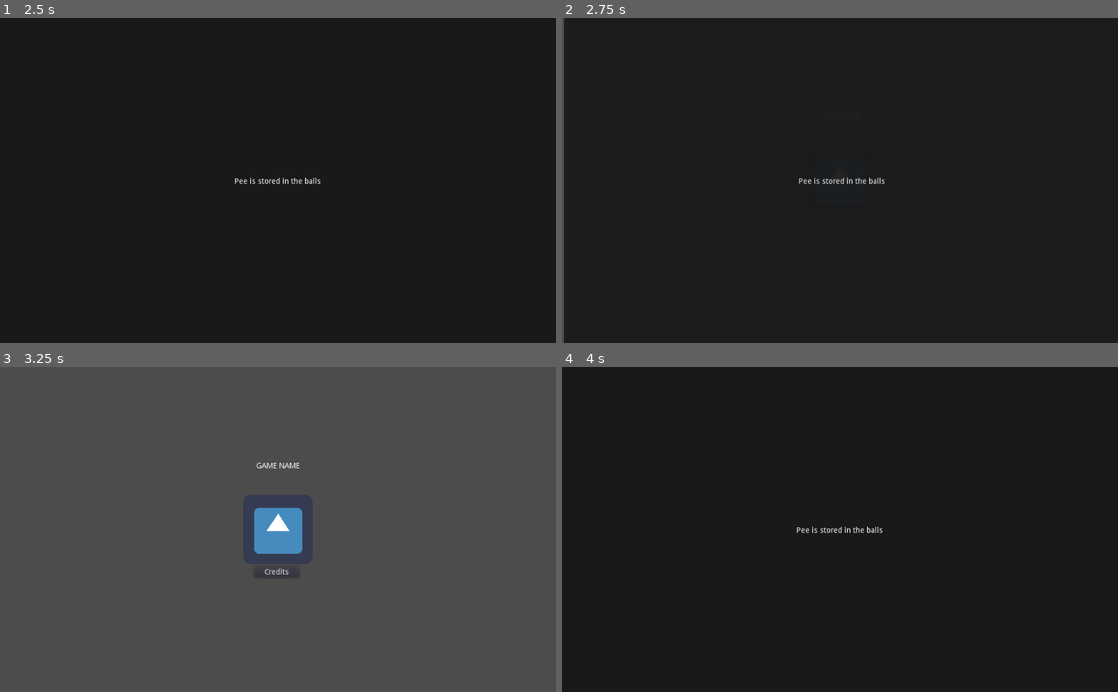
Above: before the commit, frames 1-4 (two rows, left to right).
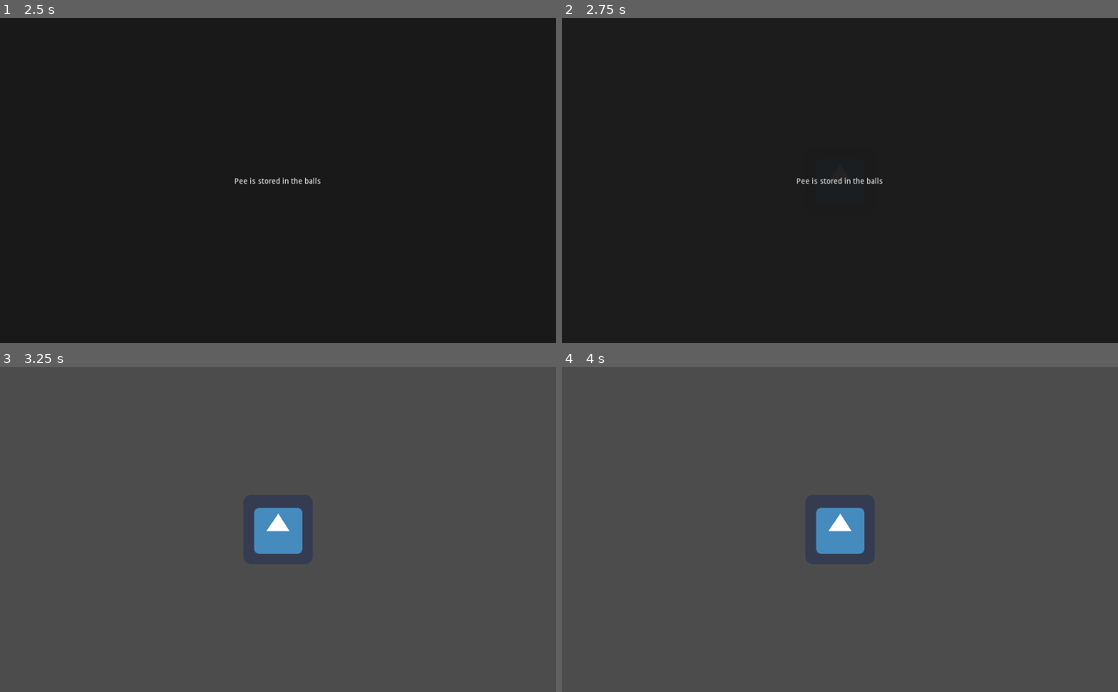
Above: after the commit, the same moments.

Repository: ericdsw/global_game_jam_2020
Game: Godot game, scene res://Game.tscn
Two runs of this game, one before a commit and one after it. Both use one fixed random seed, a clock stepped at 60 frames per second and the inputs below. The engine's default icon, where the game draws it, is replaced by a stand-in: a white triangle on a blue panel in a dark square.
Inputs (mouse positions are in pixels of both pictures, inside the frame that each line leads up to):
- Up to frame 1 (2.5 s): click "Credits" at 0.5 s; click "Start Game" at 1.25 s; click (278, 200) at 2 s, where only the run before the commit has a clickable "Start Game"
- Up to frame 2 (2.75 s): no input
- Up to frame 3 (3.25 s): click (278, 549) at 2.75 s, where only the run before the commit has a clickable "Start Game"
- Up to frame 4 (4 s): tap Enter at 3.5 s

Frame 1 is identical in both runs. In frame 2, 0.6% of the frame differs, in the area x 0-58%, y 0-100%; in frame 3, 0.1%; in frame 4, 100%, in the area x 0-100%, y 0-100%.

Commit message:
Add numerous comments to improve code readability

Diff:
--- a/Game.gd
+++ b/Game.gd
@@ -1,59 +1,113 @@
+# The game's main execution loop will be handled by this node
 extends Node2D
 
-var _instruction_res := load("res://Screens/Overlays/Instructions/InstructionsOverlay.tscn")
-var _success_res := load("res://Screens/Overlays/Finish/Success.tscn")
-var _failure_res := load("res://Screens/Overlays/Finish/Failure.tscn")
+# These are the most commonly used overlays, so preloading them before any
+# logic is defined can improve code readability
+var _instruction_res := preload("res://Screens/Overlays/Instructions/InstructionsOverlay.tscn")
+var _success_res := preload("res://Screens/Overlays/Finish/Success.tscn")
+var _failure_res := preload("res://Screens/Overlays/Finish/Failure.tscn")
 
+# Paths to all possible minigame scenes should be defined here.
 export (Array, String, FILE) var minigames := []
 
-onready var overlay_node := get_node("OverlayNode")
+# UI references
+onready var overlay_node := get_node("OverlayNode") as Node2D
+onready var main_menu_wrapper := get_node("MainMenuWrapper") as Control
 
+# The current active minigame offset. This offset will be used to decide which
+# scene path inside the `minigames` array should be used to instance the next
+# minigame
 var _current_minigame_offset := 0
+
+# The current active minigame instance
 var _cur_minigame : BaseMinigame
 
-func _enqueue_next_minigame(_minigame: BaseMinigame) -> void:
+# ================================= Private ================================= #
 
+# If there is at least one minigame defined in the "minigames" array, start the
+# game, otherwise just show an error to the console.
+func _start_game() -> void:
+	if minigames.empty():
+		# Fallback error when no minigames are defined. This should tecnhically
+		# never happen.
+		print("No minigames defined")
+	else:
+		# Enqueue the first minigame without calling `_go_to_next_offset()` to
+		# start the game.
+		var _first_minigame := load(minigames[0]).instance() as BaseMinigame
+		_enqueue_minigame(_first_minigame)
+
+# Moves the current active minigame offset to the next position if there are any
+# non-executed minigames left, and enqueues the required instance as the `_cur_minigame`
+func _go_to_next_minigame() -> void:
+	_current_minigame_offset += 1
+	if _current_minigame_offset >= minigames.size():
+		_game_finished()
+	else:
+		var _minigame_scene := load(minigames[_current_minigame_offset]) as PackedScene
+		var _minigame := _minigame_scene.instance() as BaseMinigame
+		_enqueue_minigame(_minigame)
+
+# Before displaying the minigame, their instructions will need to be briefly displayed (Note
+# that instructions are subclasses of BaseOverlay). While the instructions cover the rest
+# of the game, the switch between the old minigame and the new minigame should be made.
+# After the transition finishes, the new minigame is started.
+func _enqueue_minigame(_minigame: BaseMinigame) -> void:
+
+	# Perform the required minigame connections
 	_minigame.connect("success", self, "_on_miningame_succeeded")
 	_minigame.connect("failure", self, "_on_minigame_failure")
-	_cur_minigame = _minigame
 
+	# Show the minigame's required instruction screen
 	var _instructions = _instruction_res.instance()
 	overlay_node.add_child(_instructions)
 	_instructions.show_instruction(_minigame.instructions)
 	_instructions.connect("finished", self, "_on_instructions_finished")
 
+	# Wait for the instruction screen's "peaked" signal before adding the minigame to
+	# the tree and freeing the old one. Note that the code defined after the `yield`
+	# statement will wait for the "peaked" signal before continuing execution. this
+	# is known as "coroutines".
 	yield(_instructions, "peaked")
+	if _cur_minigame != null:
+		_cur_minigame.queue_free()
+	_cur_minigame = _minigame
 	add_child(_minigame)
 
-func _start_game() -> void:
-	if minigames.empty():
-		print("No minigames defined")
-	else:
-		var _minigame := load(minigames[0]).instance() as BaseMinigame
-		_enqueue_next_minigame(_minigame)
+	# Always hide the main menu when an instructions overlay peaks
+	_hide_main_menu()
 
-func _go_to_next_minigame() -> void:
-	_current_minigame_offset += 1
-	if _current_minigame_offset >= minigames.size():
-		print("finished")
-	else:
-		_enqueue_next_minigame(load(minigames[_current_minigame_offset]).instance())
+# Called when all defined minigames are finished
+func _game_finished() -> void:
+	print("finished")
 
+func _show_main_menu() -> void:
+	main_menu_wrapper.show()
+
+func _hide_main_menu() -> void:
+	main_menu_wrapper.hide()
+
+# ================================ Callbacks ================================ #
+
+# Connected via UI
 func _on_StartButton_pressed() -> void:
 	_start_game()
 
+# Connected via UI
 func _on_Credits_pressed() -> void:
 	pass # Replace with function body.
 
 func _on_instructions_finished() -> void:
 	_cur_minigame.start()
 
+# Show the success screen
 func _on_miningame_succeeded(_time_left: float) -> void:
 	var _success_ins = _success_res.instance()
 	overlay_node.add_child(_success_ins)
 	yield(_success_ins, "finished")
 	_go_to_next_minigame()
 
+# Show the failure screen
 func _on_minigame_failure() -> void:
 	var _failure_ins = _failure_res.instance()
 	overlay_node.add_child(_failure_ins)
--- a/Game.tscn
+++ b/Game.tscn
@@ -9,7 +9,24 @@
 [node name="Camera2D" type="Camera2D" parent="."]
 current = true
 
-[node name="StartButton" type="Button" parent="."]
+[node name="MainMenuWrapper" type="Control" parent="."]
+margin_right = 40.0
+margin_bottom = 40.0
+__meta__ = {
+"_edit_use_anchors_": false
+}
+
+[node name="GameName" type="Label" parent="MainMenuWrapper"]
+margin_left = -39.6007
+margin_top = -123.531
+margin_right = 40.3993
+margin_bottom = -109.531
+text = "GAME NAME"
+__meta__ = {
+"_edit_use_anchors_": false
+}
+
+[node name="StartButton" type="Button" parent="MainMenuWrapper"]
 margin_left = -43.7381
 margin_top = 24.361
 margin_right = 39.2619
@@ -19,7 +36,7 @@
 "_edit_use_anchors_": false
 }
 
-[node name="Credits" type="Button" parent="."]
+[node name="Credits" type="Button" parent="MainMenuWrapper"]
 margin_left = -43.7381
 margin_top = 69.361
 margin_right = 39.2619
@@ -29,17 +46,7 @@
 "_edit_use_anchors_": false
 }
 
-[node name="Label" type="Label" parent="."]
-margin_left = -39.6007
-margin_top = -123.531
-margin_right = 40.3993
-margin_bottom = -109.531
-text = "GAME NAME"
-__meta__ = {
-"_edit_use_anchors_": false
-}
-
 [node name="OverlayNode" type="Node2D" parent="."]
 z_index = 10
-[connection signal="pressed" from="StartButton" to="." method="_on_StartButton_pressed"]
-[connection signal="pressed" from="Credits" to="." method="_on_Credits_pressed"]
+[connection signal="pressed" from="MainMenuWrapper/StartButton" to="." method="_on_StartButton_pressed"]
+[connection signal="pressed" from="MainMenuWrapper/Credits" to="." method="_on_Credits_pressed"]
--- a/Screens/MiniGames/BaseMinigame.gd
+++ b/Screens/MiniGames/BaseMinigame.gd
@@ -6,20 +6,41 @@
 
 onready var deadline_timer := get_node("DeadlineTimer") as Timer
 
+# Use this variable to decide any custom logic based on difficulty
+var _assigned_difficulty : int = 1
+
 signal success(time_left)
 signal failure()
 
-func start(difficulty := 1.0) -> void:
+# ================================= Public ================================== #
+
+# Starts the minigame execution. Note that, rather than using `_ready` as our
+# initialization method, we are using a custom `start` method that will be called
+# by the game manager. This is because a minigame can be added to the tree before
+# the player can interact with it (behind the instructions overlay, which will
+# hide the change between minigames). Initialization logic should be defined here
+# un subsequent subclasses.
+func start(difficulty := 1) -> void:
+
+	_assigned_difficulty = difficulty
+
 	deadline_timer.wait_time = duration
 	deadline_timer.start()
 
+# Call this method when a minigame is completed successfully, will emit the
+# required signal and stop the deadline timer
 func on_success() -> void:
 	deadline_timer.stop()
 	emit_signal("success", deadline_timer.time_left)
 
+# Call this methid if the minigame's fail condition is met. Note that this method
+# will be automatically called when the deadline timer runs out, so subclasses
+# are not required to call it directly
 func on_failure() -> void:
 	deadline_timer.stop()
 	emit_signal("failure")
 
+# ================================ Callbacks ================================ #
+
 func _on_DeadlineTimer_timeout() -> void:
 	on_failure()
--- a/Screens/Overlays/BaseOverlay.gd
+++ b/Screens/Overlays/BaseOverlay.gd
@@ -1,23 +1,33 @@
 extends Control
 class_name BaseOverlay
 
+# Starting position. Since control nodes have their `rect_position` defined in the
+# top left corner, we need to offset them by half their size in order to center them
 const IN_POS := Vector2(-512.0, -300.0)
 
+# Possible movement types, which can be used to define enter and exit directions
 enum EnterTypes {
 	Up, Down, Left, Right, None
 }
 
-export (EnterTypes) var enter_type = EnterTypes.Left
-export (EnterTypes) var exit_type = EnterTypes.Left
+# Direction that the overlay will use to enter
+export (EnterTypes) var enter_type := EnterTypes.Left
+
+# Direction that the overlay will use to exit
+export (EnterTypes) var exit_type := EnterTypes.Left
 
 onready var life_timer := get_node("LifeTimer") as Timer
 onready var tween := get_node("Tween")
 
+# Enter and exit directions. Note that an empty vector will apply no movement, and
+# only the alpha animation will play
 var _direction := Vector2()
 var _exit_direction := Vector2()
 
+signal peaked()
 signal finished()
-signal peaked()
+
+# ================================ Lifecycle ================================ #
 
 func _ready() -> void:
 
@@ -25,6 +35,7 @@
 
 	modulate.a = 0.0
 
+	# Move the overlay to the active position and fade in from transparent
 	tween.interpolate_property(
 		self, "rect_position", IN_POS + _direction * 1000.0, IN_POS, 0.4,
 		Tween.TRANS_SINE, Tween.EASE_IN_OUT
@@ -35,6 +46,10 @@
 	)
 	tween.start()
 
+# ================================= Private ================================= #
+
+# Assigns the required vector enter and exit direction, depending on what is
+# defined in the exported properties
 func _decide_direction() -> void:
 
 	# Decide enter types
@@ -53,15 +68,22 @@
 		EnterTypes.Right: _exit_direction = Vector2(1, 0)
 		_: _exit_direction = Vector2()
 
+# ================================ Callbacks ================================ #
+
+# Connected via UI
 func _on_Tween_tween_all_completed() -> void:
+	# When alpha is maxed (1.0), the overlay just finished showing
 	if modulate.a == 1.0:
 		life_timer.start()
 		emit_signal("peaked")
+	# Otherwise, we can assume that the overlay just finished hiding
 	else:
 		emit_signal("finished")
 		queue_free()
 
+# Connected via UI
 func _on_LifeTimer_timeout() -> void:
+	# Move the overlay to the final position and fade to transparent
 	tween.interpolate_property(
 		self, "rect_position", IN_POS, IN_POS + _exit_direction * 1000.0, 0.4,
 		Tween.TRANS_SINE, Tween.EASE_IN_OUT
--- a/Screens/Overlays/Instructions/InstructionsOverlay.tscn
+++ b/Screens/Overlays/Instructions/InstructionsOverlay.tscn
@@ -5,6 +5,7 @@
 
 [node name="InstructionsOverlay" instance=ExtResource( 1 )]
 script = ExtResource( 2 )
+exit_type = 4
 
 [node name="Label" type="Label" parent="." index="3"]
 margin_top = 2.0
